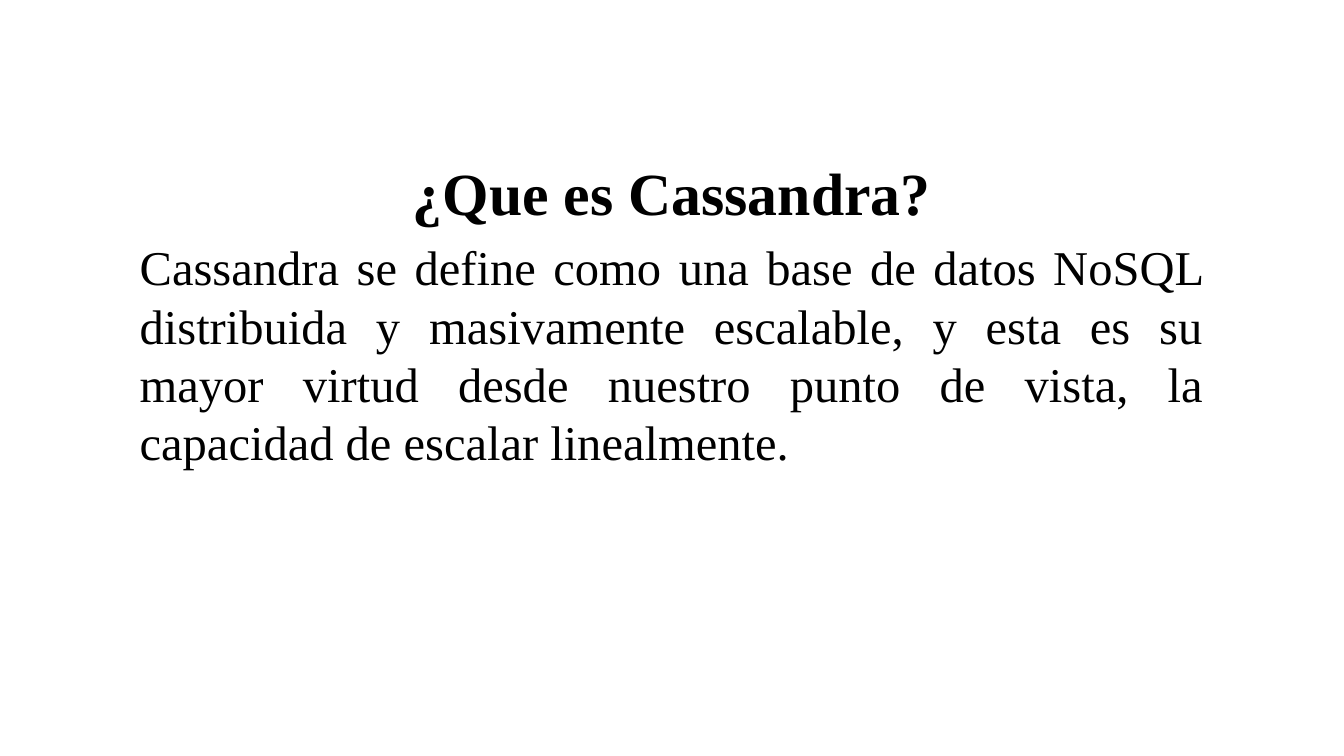
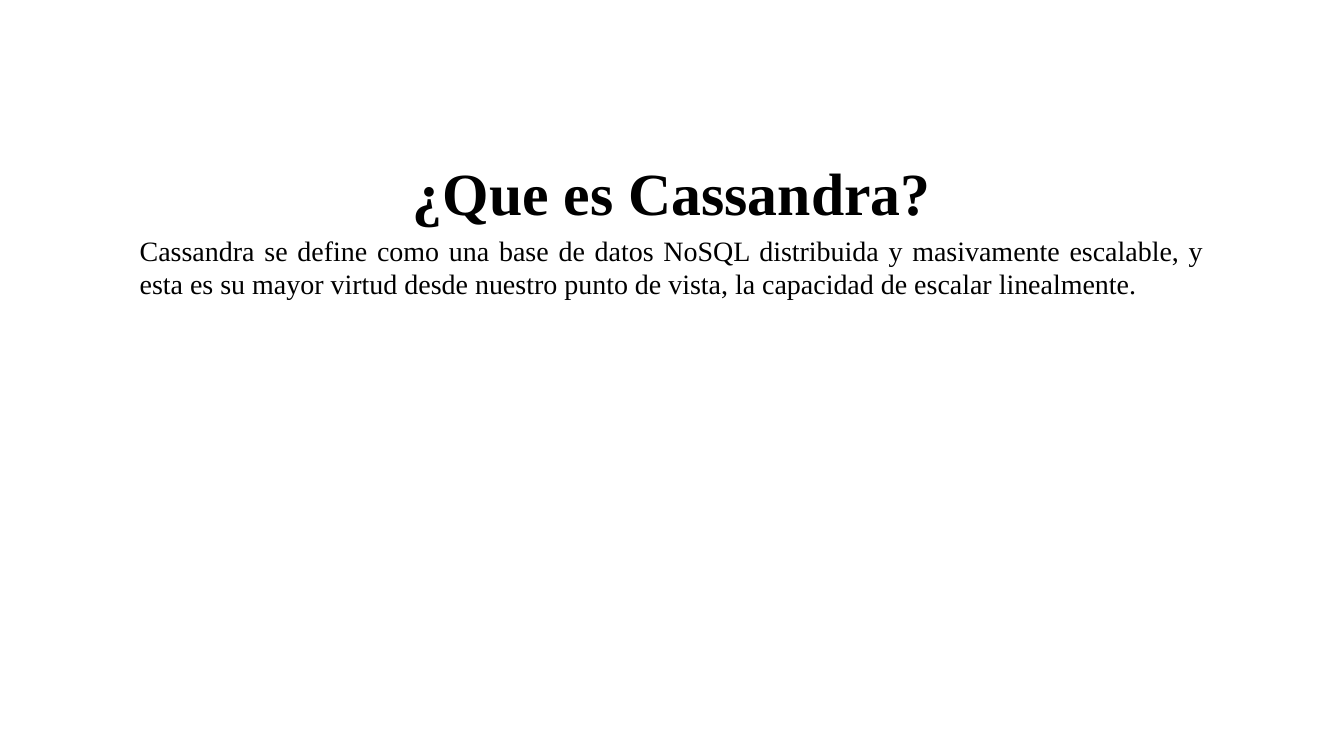
Before and after one commit to jnates/database_models, a slide deck: slide 3 of PresentaciónFinal.pptx. Drawn at 1344x756 pixels with LibreOffice and Linux fonts; fonts in the diff are those of the drawing; background and template pictures are left out. Boxes give left, top, right and bottom in pixels: in the first picture for what was removed or moved away, otherwise in the second. Text is boxed around its words. In the diff, an @@ line names an element or a change of style, - is before the commit and + after.

```diff
--- a/PresentaciónFinal.pptx
+++ b/PresentaciónFinal.pptx
@@ text at (140, 241, 1203, 300): size 26 to 15 pt; less space between paragraphs @@
```
Also in this commit, not shown: 2 other files.
